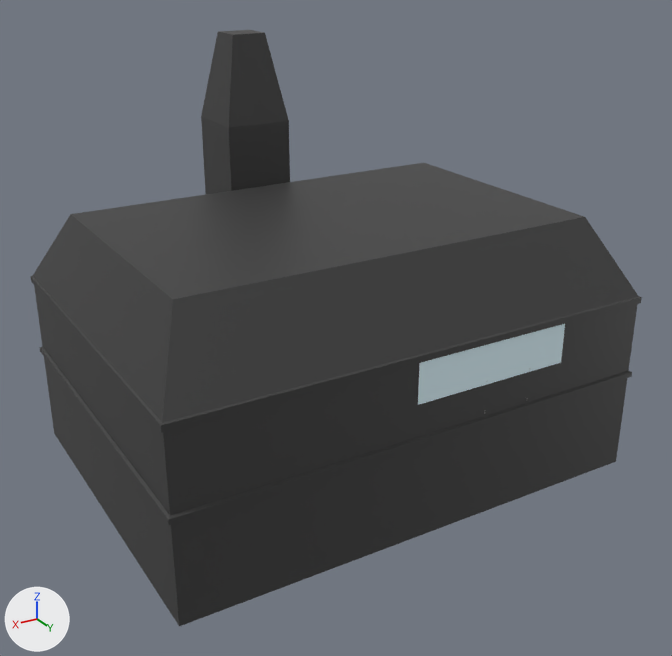
Before and after pictures for a commit that changed the FBX model Assets/Models/Mansion_base.fbx.
Before and after are seen from a 50 mm camera at (24.4, 41.6, 26.6) aimed at (0.0, 1.0, 6.2). Lighting does not change. The marker at lower left points along +X, +Y and +Z. Where no turn or scale is listed for an object, it has been applied to the vertices. Vertices at the same position are counted once.

The first picture shows 'Mansion_base'.
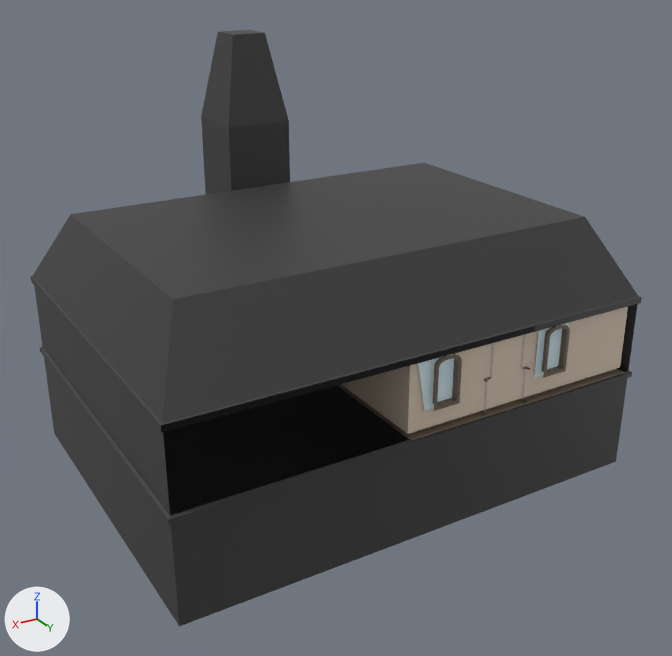
Edits to the bpy script that builds the scene:
```text
Add img_carpet_png:
    img_carpet_png = load_image('carpet.png', '../Textures/carpet.png', 1024, 512, 'sRGB')
Add mat_mat_carpet:
    mat_mat_carpet = principled_material('MAT_Carpet')
    mat_mat_carpet.texture = img_carpet_png
Add mat_mat_brown:
    mat_mat_brown = principled_material('MAT_Brown')
    mat_mat_brown.base_color = (0.161, 0.121, 0.0853)  # brown #706252
Add mat_mat_white:
    mat_mat_white = principled_material('MAT_White')
    mat_mat_white.base_color = (0.75, 0.75, 0.75)  # light grey #e1e1e1
Add mat_mat_wall:
    mat_mat_wall = principled_material('MAT_Wall')
    mat_mat_wall.base_color = (0.75, 0.613, 0.495)  # beige #e1cdbb
Change me_mesh:
    used by ob_mansion_base; location = (0.0, -0.78, 9.58)
    remove me_mesh.from_pydata(...)  # 682 vertices, 522 faces; spans x -13.6..13.6, y -10.9..10.9, z -11.4..11.4
    remove me_mesh.materials.append(mat_lambert1)  # grey #bcbcbc
    add me_mesh.from_pydata(...)  # 1821 vertices, 1615 faces; spans x -13.6..13.6, y -11.7..10.3, z -1.8..21.0
    me_mesh part 1: the loose piece of 137 vertices spanning x -6.1..-3.3, y 9.5..10.8, z -5.4..-1.0 is moved by (0.0, -0.8, 9.5)
    me_mesh part 2: a new loose piece of 879 vertices spanning x -13.6..13.6, y -10.3..10.3, z -1.8..12.4
    me_mesh part 3: a new loose piece of 581 vertices spanning x -13.1..1.3, y -9.9..10.1, z 4.0..4.1, in mat_mat_brown (brown #706152)
    me_mesh part 4: the loose piece of 4 vertices spanning x -8.2..0.9, y 10.8, z -3.8..-1.2 is deleted
    me_mesh part 5: 333 vertices removed from x -13.6..13.6, y -9.5..10.9, z -11.4..2.8; 8 vertices added at x -8.6..1.0, y 9.9, z 5.3..8.4
    add me_mesh.materials.append(mat_mat_brown)  # brown #706252
    add me_mesh.materials.append(mat_mat_white)  # light grey #e1e1e1
    add me_mesh.materials.append(mat_mat_wall)  # beige #e1cdbb
    add me_mesh.materials.append(mat_mat_carpet)  # picture img_carpet_png
Change ob_mansion_base:
    ob_mansion_base.location: (0.0, -0.78, 9.58) -> (0.0, 0.0, 0.0)
```

Boxes (x1, y1, x2, y2) around the edits, measured in the pictures (672 x 656 px; the box of a moved part takes in the faces that stretch with it):
'Mansion_base', reshaped, moved: (31, 30, 642, 626) in both
part 1 of me_mesh, moved or reshaped (not visible before): after (480, 334, 530, 415)
part 2 of me_mesh, added (black): after (31, 163, 642, 626)
part 3 of me_mesh, added (brown): after (338, 369, 625, 441)
part 4 of me_mesh, deleted: before (418, 324, 565, 405)
part 5 of me_mesh, cut back: before (159, 302, 639, 517); after (418, 323, 569, 411)
